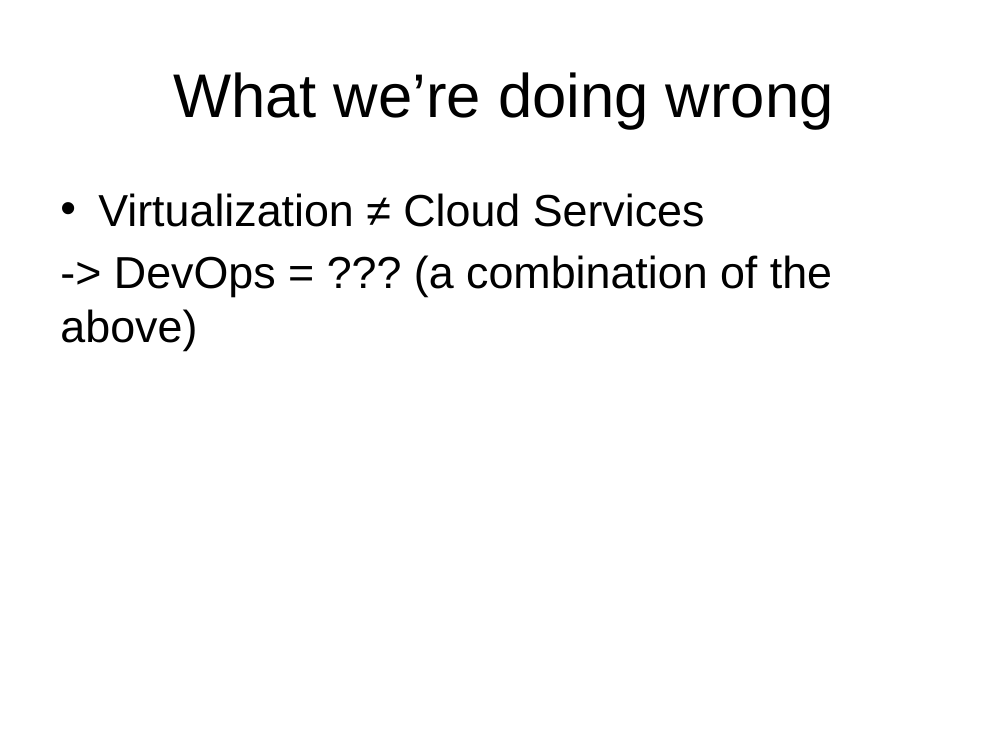
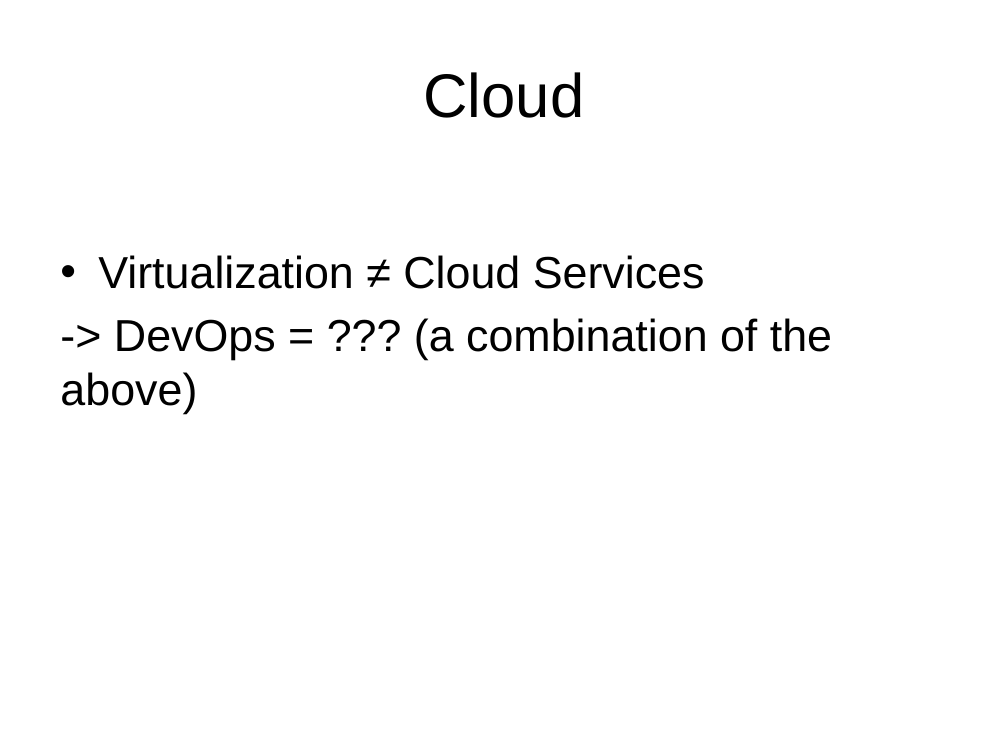
Before and after one commit to acgetchell/Presentations, a slide deck: slide 8 of TIF-Ignite.pptx (slide 9 before the commit). Drawn at 1008x756 pixels with LibreOffice and Linux fonts; fonts in the diff are those of the drawing; background and template pictures are left out. Boxes give left, top, right and bottom in pixels: in the first picture for what was removed or moved away, otherwise in the second. Text is boxed around its words. In the diff, an @@ line names an element or a change of style, - is before the commit and + after.

```diff
--- a/TIF-Ignite.pptx
+++ b/TIF-Ignite.pptx
@@ title at bbox=[423, 72, 584, 118]: text changed @@
-What we’re doing wrong
+Cloud
@@ text "Virtualization ≠ Cloud Services": place and size @@
-text "Virtualization ≠ Cloud Services" at bbox=[60, 193, 832, 351]
+text "Virtualization ≠ Cloud Services" at bbox=[60, 255, 832, 414]
```
Also in this commit, not shown: 3 other slides changed, 5 slides added, 6 slides removed, 3 other files.
